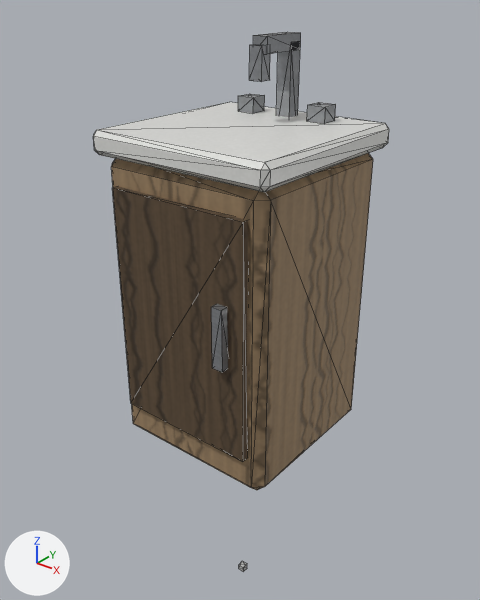
The glTF model projects/rv/assets/models/rv/rv_furn_sink.gltf, before and after one commit.
Camera for both pictures: a 50 mm lens placed at (1.009, -1.277, 1.183), pointed at (-0.048, 0.045, 0.364). The lights are fixed; the arrows at lower left show +X, +Y and +Z. The first picture is the older version. Mesh edges are drawn as thin lines. Vertices at exactly the same position are counted once.

In view in the first picture: 'RV_Furn_Sink'.
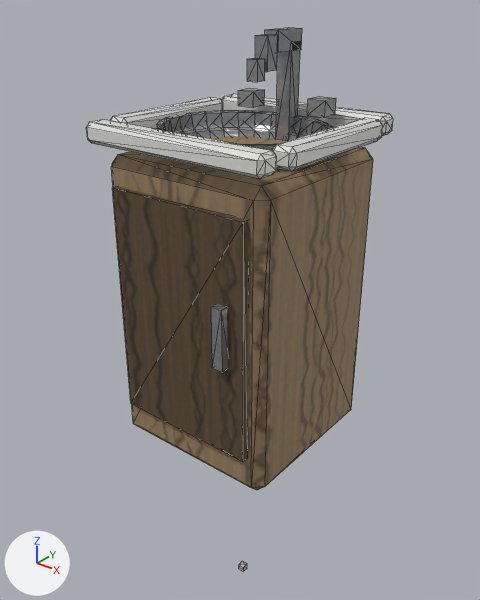
Pixel boxes [x1, y1, x2, y2] of what changed, in the pictures (480 x 600 px; the box of a moved part takes in the faces that stretch with it):
'RV_Furn_Sink', reshaped: before [93, 32, 389, 572]; after [86, 27, 393, 572]
part 1 of me_rv_furn_sink, added: after [247, 58, 265, 82]
part 2 of me_rv_furn_sink, moved or reshaped: before [93, 102, 389, 192]; after [86, 120, 277, 179]
part 3 of me_rv_furn_sink, added: after [222, 94, 393, 136]
part 4 of me_rv_furn_sink, added: after [272, 118, 383, 172]
part 5 of me_rv_furn_sink, added: after [110, 97, 223, 129]
part 6 of me_rv_furn_sink, moved or reshaped: before [238, 94, 265, 113]; after [238, 88, 265, 108]
part 7 of me_rv_furn_sink, moved or reshaped: before [307, 102, 336, 124]; after [307, 96, 336, 118]
part 8 of me_rv_furn_sink, added: after [157, 110, 333, 170]
part 9 of me_rv_furn_sink, deleted: before [249, 44, 270, 82]
part 10 of me_rv_furn_sink, reshaped: before [253, 32, 301, 54]; after [255, 27, 302, 72]

What changed in the scene script:
```text
Change me_rv_furn_sink:
    used by ob_rv_furn_sink; location = (0.0, 0.0, 0.0)
    remove me_rv_furn_sink.from_pydata(...)  # 176 vertices, 288 faces; spans x -0.26..0.26, y -0.28..0.26, z -0.61..1.06
    add me_rv_furn_sink.from_pydata(...)  # 532 vertices, 1000 faces; spans x -0.28..0.28, y -0.28..0.28, z -0.61..1.07
    me_rv_furn_sink part 1: a new loose piece, a box spanning x -0.015..0.015, y 0.03..0.06, z 0.96..1.01, in mat_furn_sink_metal
    me_rv_furn_sink part 2: the loose piece of 24 vertices spanning x -0.26..0.26, y -0.26..0.26, z 0.8..0.86 is scaled about its middle by (1.01, 0.0907, 0.833), then moved by (0.0, -0.24, 0.02)
    me_rv_furn_sink part 3: the loose piece of 24 vertices spanning x -0.26..0.26, y -0.26..0.26, z 0.8..0.86 is copied, and the copy is scaled about its middle by (1.01, 0.0907, 0.833), then moved by (0.0, 0.24, 0.02); it spans x -0.26..0.26, y 0.22..0.28, z 0.83..0.88
    me_rv_furn_sink part 4: the loose piece of 24 vertices spanning x -0.26..0.26, y -0.26..0.26, z 0.8..0.86 is copied, and the copy is scaled about its middle by (0.0907, 0.727, 0.833), then moved by (0.24, 0.0, 0.02); it spans x 0.22..0.28, y -0.19..0.19, z 0.83..0.88
    me_rv_furn_sink part 5: the loose piece of 24 vertices spanning x -0.26..0.26, y -0.26..0.26, z 0.8..0.86 is copied, and the copy is scaled about its middle by (0.0907, 0.727, 0.833), then moved by (-0.24, 0.0, 0.02); it spans x -0.28..-0.22, y -0.19..0.19, z 0.83..0.88
    me_rv_furn_sink part 6: the loose piece of 8 vertices spanning x -0.14..-0.09, y 0.14..0.19, z 0.86..0.9 is moved by (0.0, 0.0, 0.02)
    me_rv_furn_sink part 7: the loose piece of 8 vertices spanning x 0.09..0.14, y 0.14..0.19, z 0.86..0.9 is moved by (0.0, 0.0, 0.02)
    me_rv_furn_sink part 8: a new loose piece of 308 vertices spanning x -0.22..0.22, y -0.19..0.19, z 0.74..0.86, in mat_furn_sink_metal
    me_rv_furn_sink part 9: the loose piece of 8 vertices spanning x -0.02..0.02, y 0.04..0.08, z 0.96..1.04 is deleted
    me_rv_furn_sink part 10
    44 vertices are removed from x -0.19..0.19, y -0.18..0.2, z 0.75..1.06
    72 faces are deleted
    6 vertices are added at (-0.02, 0.1, 1.02), (-0.02, 0.1, 1.07), (-0.02, 0.2, 1.07), (-0.02, 0.06, 0.98), (-0.02, 0.1, 1.06), (-0.02, 0.1, 0.98)
    6 new vertices lie (0.04, 0.0, 0.0) away from vertices in x -0.02, y 0.06..0.2, z 0.98..1.07
    24 new faces join them, mat_furn_sink_metal
    other edits to the shape of me_rv_furn_sink do not show in these pictures
```
